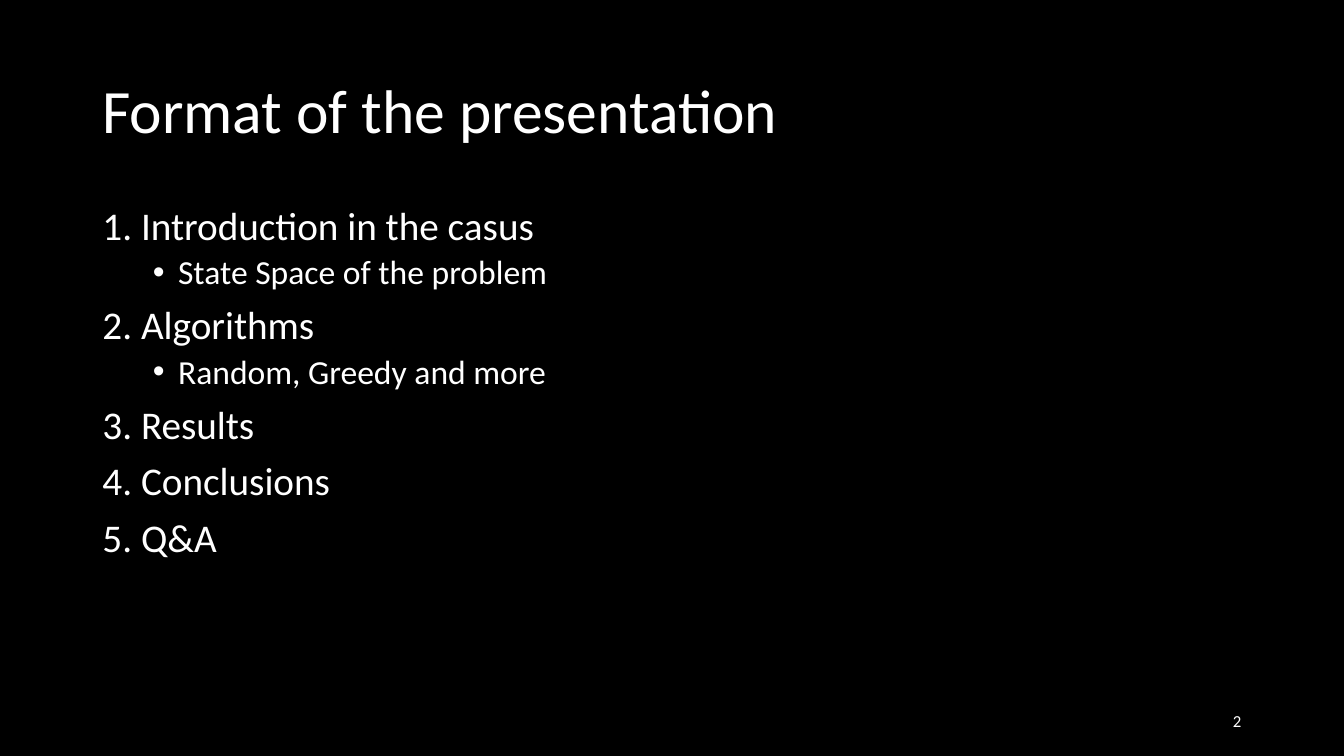
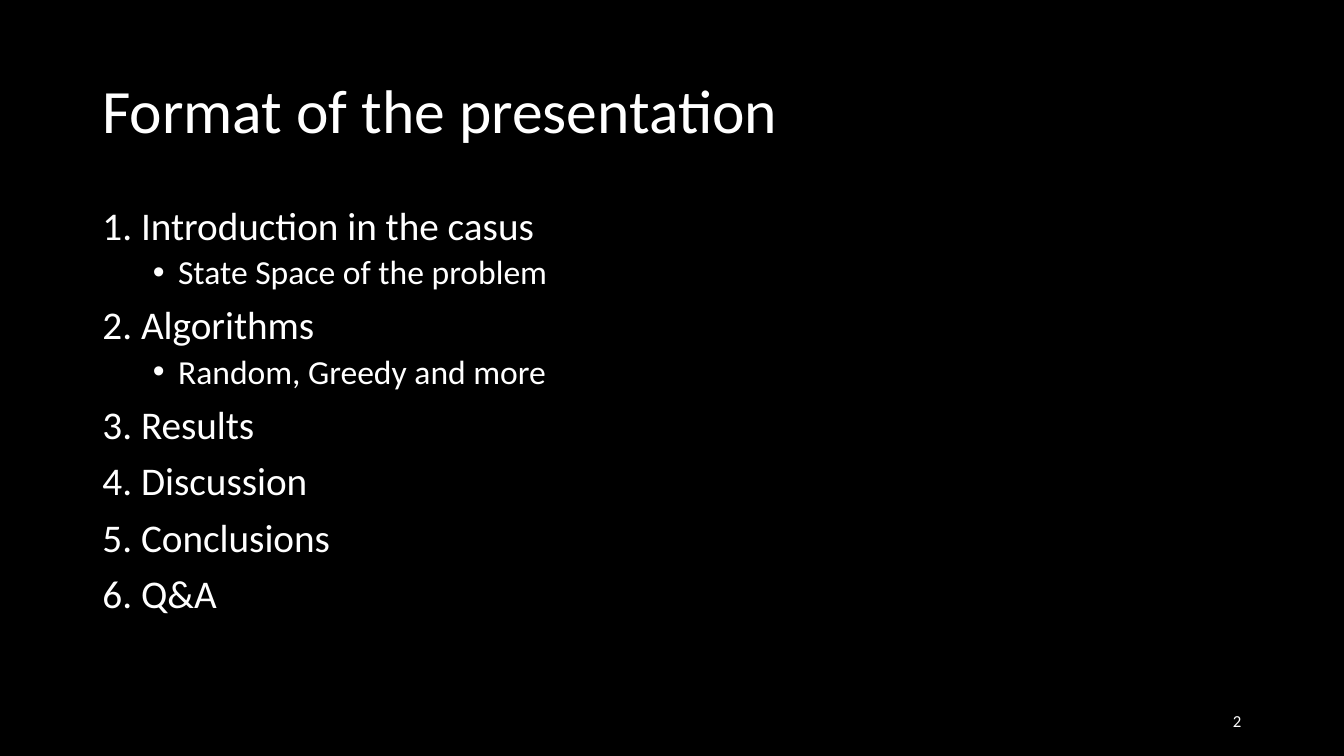
Before and after one commit to Loek21/Protein-Pow-d-er, a slide deck: slide 2 of Docs/PPP, final.pptx. Drawn at 1344x756 pixels with LibreOffice and Linux fonts; fonts in the diff are those of the drawing. Boxes give left, top, right and bottom in pixels: in the first picture for what was removed or moved away, otherwise in the second. Text is boxed around its words. In the diff, an @@ line names an element or a change of style, - is before the commit and + after.

```diff
--- a/Docs/PPP, final.pptx
+++ b/Docs/PPP, final.pptx
@@ text at [102,468,330,614]: text changed @@
-4. Conclusions
-5. Q&A
+4. Discussion
+5. Conclusions
+6. Q&A
```
Also in this commit, not shown: 2 other slides changed, 6 slides added, 2 slides removed, 5 other files.
